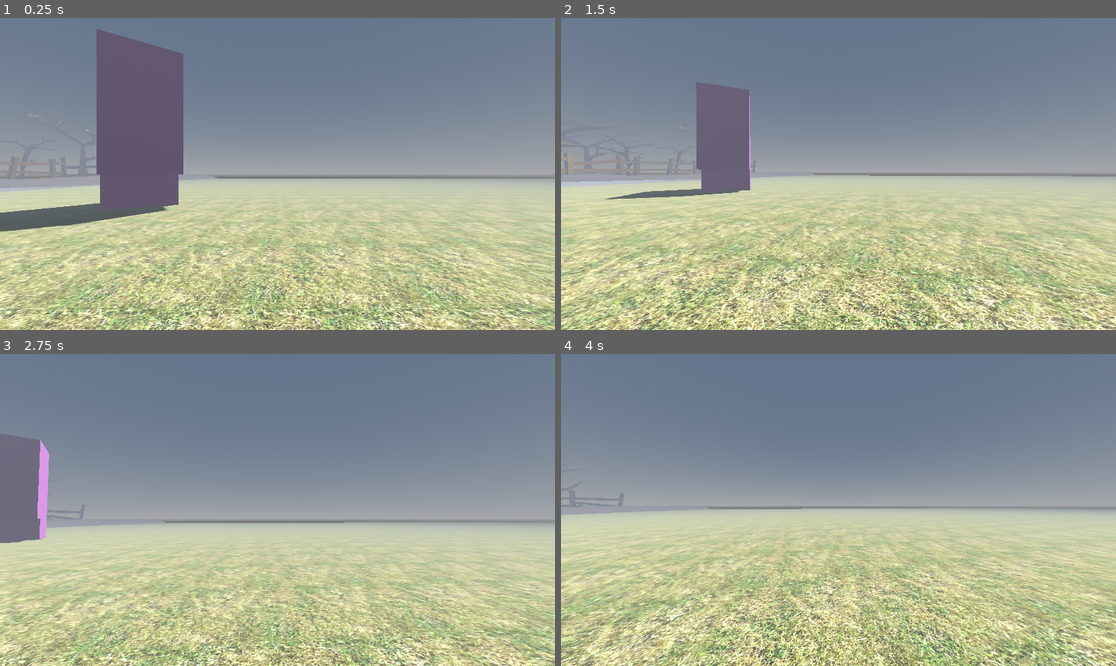
Above: before the commit, frames 1-4 (two rows, left to right).
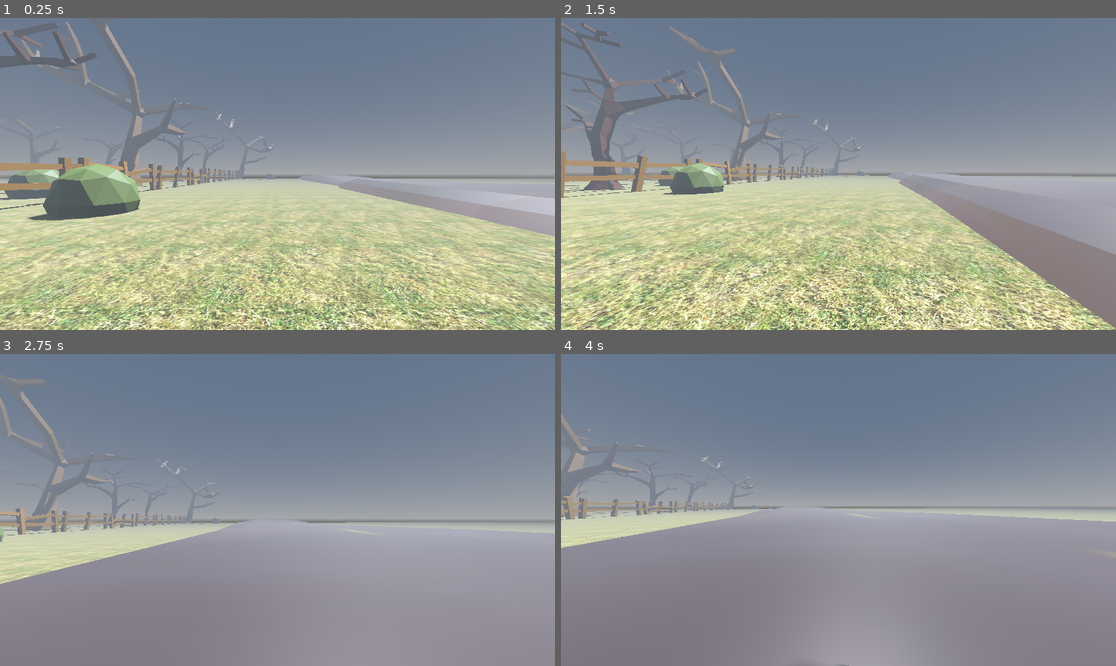
Above: after the commit, the same moments.

Repository: thedevbones/project-hillbilly
Game: Godot game, scene res://world.tscn
The game is run twice, just before and just after one commit, with the same random seed, the same clock (stepped at 60 frames per second) and the same inputs.
Inputs (mouse positions are in pixels of both pictures, inside the frame that each line leads up to):
- Up to frame 1 (0.25 s): no input
- Up to frame 2 (1.5 s): move the mouse to (866, 174) at 0.52 s; hold D (walk_right) 0.53-1.28 s; hold Ctrl (crouch) 0.53-1.28 s; tap Space (jump) at 0.77 s; move the mouse to (810, 174) at 1.27 s; hold S (walk_back) from 1.28 s (still down); tap Shift (sprint) at 1.35 s
- Up to frame 3 (2.75 s): tap Space (jump) at 1.52 s; move the mouse to (288, 503) at 2.02 s; release S (walk_back) at 2.03 s; hold D (walk_right) from 2.03 s (still down); tap W (walk_foward) at 2.1 s
- Up to frame 4 (4 s): move the mouse to (832, 516) at 2.77 s; tap Ctrl (crouch) at 2.85 s; tap Space (jump) at 3.02, 3.77 s; move the mouse to (877, 513) at 3.52 s; release D (walk_right) at 3.53 s; hold A (walk_left) from 3.53 s (still down); hold Shift (sprint) from 3.53 s (still down)

The runs differ from the first frame. In frame 1, 36% of the frame differs, in the area x 0-100%, y 1-100%; in frame 2, 37%; in frame 3, 44%; in frame 4, 48%, in the area x 0-100%, y 19-100%.

Commit message:
Resized fences to match players size

Diff:
--- a/world.tscn
+++ b/world.tscn
@@ -1,9 +1,8 @@
-[gd_scene load_steps=22 format=3 uid="uid://dpu8u0h73r1dy"]
+[gd_scene load_steps=21 format=3 uid="uid://dpu8u0h73r1dy"]
 
 [ext_resource type="Script" path="res://Player.gd" id="1_1ouke"]
 [ext_resource type="AudioStream" uid="uid://dl2yoro4n0lfo" path="res://audio/stepgravel1.mp3" id="2_f4xii"]
 [ext_resource type="Texture2D" uid="uid://djn7c4a8n13q5" path="res://textures/grass01.jpg" id="2_leqiw"]
-[ext_resource type="PackedScene" uid="uid://do1ldmsk8lsn8" path="res://assets/testImport.glb" id="2_x5k7m"]
 [ext_resource type="PackedScene" uid="uid://lfy5yl3iyvqq" path="res://assets/tree01.glb" id="3_2k5bm"]
 [ext_resource type="PackedScene" uid="uid://hrqk8kt7yb8i" path="res://assets/tree02.glb" id="4_6bpil"]
 [ext_resource type="PackedScene" uid="uid://dx7axtetgr1tv" path="res://assets/bush01.glb" id="5_pfnyj"]
@@ -39,7 +38,7 @@
 radius = 1.52373
 
 [sub_resource type="BoxShape3D" id="BoxShape3D_vysbs"]
-size = Vector3(1.38953, 4.86829, 17.5196)
+size = Vector3(1.38953, 4.86829, 256.345)
 
 [sub_resource type="BoxShape3D" id="BoxShape3D_dlb2c"]
 size = Vector3(121.239, 2.22177, 12.5642)
@@ -47,7 +46,7 @@
 [node name="World" type="Node3D"]
 
 [node name="Player" type="CharacterBody3D" parent="."]
-transform = Transform3D(1, 0, 0, 0, 1, 0, 0, 0, 1, 0, 1, 0)
+transform = Transform3D(1, 0, 0, 0, 1, 0, 0, 0, 1, -32.9948, 1, 0)
 script = ExtResource("1_1ouke")
 
 [node name="Camera3D" type="Camera3D" parent="Player"]
@@ -76,9 +75,6 @@
 size = Vector3(200, 0.5, 100)
 material = SubResource("StandardMaterial3D_nmfsx")
 
-[node name="testImport" parent="." instance=ExtResource("2_x5k7m")]
-transform = Transform3D(0.561289, 0, -0.82762, 0, 1, 0, 0.82762, 0, 0.561289, -4.6174, 4.76837e-07, -7.40462)
-
 [node name="tree01" parent="." instance=ExtResource("3_2k5bm")]
 transform = Transform3D(1, 0, 0, 0, 1, 0, 0, 0, 1, -44.2784, 4.76837e-07, 0.51906)
 
@@ -101,7 +97,7 @@
 transform = Transform3D(1, 0, 0, 0, 1, 0, 0, 0, 1, -43.4879, 4.76837e-07, -9.92083)
 
 [node name="bush02" parent="." instance=ExtResource("5_pfnyj")]
-transform = Transform3D(2.4, 0, 0, 0, 2.4, 0, 0, 0, 2.4, -41.1704, 0.411739, 31.3154)
+transform = Transform3D(1.5, 0, 0, 0, 1.5, 0, 0, 0, 1.5, -40.702, 0.0234495, 45.2711)
 
 [node name="bush03" parent="." instance=ExtResource("5_pfnyj")]
 transform = Transform3D(1, 0, 0, 0, 1, 0, 0, 0, 1, -34.4794, 0, -45.619)
@@ -116,29 +112,32 @@
 transform = Transform3D(1, 0, 0, 0, 1, 0, 0, 0, 1, -47.826, -0.177973, 17.5682)
 
 [node name="fence01" parent="." instance=ExtResource("6_i5dq2")]
-transform = Transform3D(1, 0, 0, 0, 1, 0, 0, 0, 1, -40.721, 0.413182, -13.289)
+transform = Transform3D(0.4, 0, 0, 0, 0.4, 0, 0, 0, 0.4, -40.6609, 0.34155, -8.59102)
 
 [node name="RigidBody3D" type="RigidBody3D" parent="fence01"]
 
 [node name="CollisionShape3D" type="CollisionShape3D" parent="fence01/RigidBody3D"]
-transform = Transform3D(0.999995, 0, 0.00326376, 0, 1, 0, -0.00326376, 0, 0.999995, -0.181992, 1.93414, 1.85505)
+transform = Transform3D(0.999995, 0, 0.00326376, 0, 1, 0, -0.00326376, 0, 0.999995, -0.120354, 1.93414, 20.7432)
 shape = SubResource("BoxShape3D_vysbs")
 
 [node name="fence02" parent="." instance=ExtResource("6_i5dq2")]
-transform = Transform3D(-0.579143, 0.00128232, -0.815225, -0.0220878, -0.999656, 0.0141189, -0.814926, 0.0261834, 0.578973, -40.8188, 3.23757, -41.7463)
+transform = Transform3D(0.398767, -0.00133119, -0.0313563, -0.000511291, -0.399863, 0.0104734, -0.0313804, -0.0104011, -0.398632, -41.0956, 1.21451, -24.6824)
 rotation_order = 1
 
 [node name="fence03" parent="." instance=ExtResource("7_3wrog")]
-transform = Transform3D(1, 0, 0, 0, 1, 0, 0, 0, 1, -40.648, 0.302106, -5.50241)
+transform = Transform3D(0.4, 0, 0, 0, 0.4, 0, 0, 0, 0.4, -40.648, 0.302106, -5.50241)
 
 [node name="fence04" parent="." instance=ExtResource("7_3wrog")]
-transform = Transform3D(1, 0, 0, 0, 1, 0, 0, 0, 1, -40.7225, 0.427092, -33.5931)
+transform = Transform3D(0.4, 0, 0, 0, 0.4, 0, 0, 0, 0.4, -40.7225, 0.27588, -16.6869)
 
 [node name="fence06" parent="." instance=ExtResource("6_i5dq2")]
-transform = Transform3D(1, 0, 0, 0, 1, 0, 0, 0, 1, -40.5632, 0.371963, 14.7446)
+transform = Transform3D(0.4, 0, 0, 0, 0.4, 0, 0, 0, 0.4, -40.597, 0.371963, 2.65491)
 
 [node name="fence07" parent="." instance=ExtResource("7_3wrog")]
-transform = Transform3D(-0.999919, 0, -0.0126882, 0, 1, 0, 0.0126882, 0, -0.999919, -40.5354, 0.510224, 23.1697)
+transform = Transform3D(-0.399968, 0, -0.00507528, 0, 0.4, 0, 0.00507528, 0, -0.399968, -40.5012, 0.335465, 6.03321)
+
+[node name="fence08" parent="." instance=ExtResource("7_3wrog")]
+transform = Transform3D(0.4, 0, 0, 0, 0.4, 0, 0, 0, 0.4, -40.5716, 0.398329, 17.1718)
 
 [node name="tree05" parent="." instance=ExtResource("4_6bpil")]
 transform = Transform3D(1, 0, 0, 0, 0.993923, -0.110081, 0, 0.110081, 0.993923, -47.4236, -9.53674e-07, 29.2476)
@@ -146,11 +145,14 @@
 [node name="tree06" parent="." instance=ExtResource("3_2k5bm")]
 transform = Transform3D(0.135024, -0.328809, 0.934694, 0, 0.943333, 0.331848, -0.990842, -0.0448074, 0.127372, -47.0774, -0.488976, 42.9247)
 
-[node name="fence08" parent="." instance=ExtResource("7_3wrog")]
-transform = Transform3D(1, 0, 0, 0, 1, 0, 0, 0, 1, -41.7551, -9.53674e-07, 41.36)
-
 [node name="tree07" parent="." instance=ExtResource("3_2k5bm")]
-transform = Transform3D(0.892953, 0.195159, -0.405644, -0.177684, 0.980772, 0.0807171, 0.413597, 0, 0.91046, -42.9778, -0.261622, -47.791)
+transform = Transform3D(0.695577, 0.410725, -0.589473, -0.475988, 0.878023, 0.0501106, 0.538152, 0.245726, 0.806233, -41.8537, -0.28143, -48.7619)
+
+[node name="RigidBody3D" type="RigidBody3D" parent="tree07"]
+
+[node name="CollisionShape3D" type="CollisionShape3D" parent="tree07/RigidBody3D"]
+transform = Transform3D(1, 0, 0, 0, 1, 0, 0, 0, 1, -0.0796394, 1.42227, -0.0248957)
+shape = SubResource("CylinderShape3D_dh2bv")
 
 [node name="tree08" parent="." instance=ExtResource("4_6bpil")]
 transform = Transform3D(0.254619, 0, -0.967042, -0.0830389, 0.996306, -0.0218639, 0.96347, 0.085869, 0.253678, -46.5675, -1.90735e-06, -29.8664)
@@ -213,4 +215,46 @@
 [node name="road2" parent="." instance=ExtResource("12_mgubx")]
 transform = Transform3D(-0.0012043, 0, -0.999999, 0, 1, 0, 0.999999, 0, -0.0012043, -22.1755, -0.0650949, 38.6331)
 
+[node name="fence05" parent="." instance=ExtResource("7_3wrog")]
+transform = Transform3D(-0.393087, 0.0740471, 5.93544e-08, 0.0740471, 0.393087, -1.11808e-08, -6.03983e-08, -7.05811e-16, -0.4, -40.7361, 0.39084, 23.6482)
+
+[node name="fence09" parent="." instance=ExtResource("6_i5dq2")]
+transform = Transform3D(0.4, 0, 0, 0, 0.4, 0, 0, 0, 0.4, -40.5391, 0.337817, 13.91)
+
+[node name="fence10" parent="." instance=ExtResource("7_3wrog")]
+transform = Transform3D(0.395902, 0.0571138, 0, -0.0571138, 0.395902, 0, 0, 0, 0.4, -40.7108, 0.404145, 29.9427)
+
+[node name="fence11" parent="." instance=ExtResource("6_i5dq2")]
+transform = Transform3D(-0.4, 0, 3.49691e-08, 0, 0.4, 0, -3.49691e-08, 0, -0.4, -40.6198, 0.340807, 33.2668)
+
+[node name="fence12" parent="." instance=ExtResource("7_3wrog")]
+transform = Transform3D(0.4, 0, 0, 0, -0.4, -3.49691e-08, 0, 3.49691e-08, -0.4, -40.5601, 1.20833, 41.372)
+
+[node name="bush08" parent="." instance=ExtResource("5_pfnyj")]
+transform = Transform3D(1, 0, 0, 0, 1, 0, 0, 0, 1, -39.2908, 0, 46.6233)
+
+[node name="bush09" parent="." instance=ExtResource("5_pfnyj")]
+transform = Transform3D(1, 0, 0, 0, 1, 0, 0, 0, 1, -38.9123, -0.0496824, 48.219)
+
+[node name="bush10" parent="." instance=ExtResource("5_pfnyj")]
+transform = Transform3D(1, 0, 0, 0, 1, 0, 0, 0, 1, -39.3209, -4.76837e-07, 49.0975)
+
+[node name="bush11" parent="." instance=ExtResource("5_pfnyj")]
+transform = Transform3D(2.4, 0, 0, 0, 2.4, 0, 0, 0, 2.4, -40.7241, -0.0728822, 47.4076)
+
+[node name="bush12" parent="." instance=ExtResource("5_pfnyj")]
+transform = Transform3D(1, 0, 0, 0, 1, 0, 0, 0, 1, -38.5292, -0.592759, 46.9749)
+
+[node name="fence13" parent="." instance=ExtResource("7_3wrog")]
+transform = Transform3D(0.4, 0, 0, 0, 0.4, 0, 0, 0, 0.4, -41.0632, 0.362018, -27.992)
+
+[node name="fence14" parent="." instance=ExtResource("6_i5dq2")]
+transform = Transform3D(0.4, 0, 0, 0, 0.4, 0, 0, 0, 0.4, -41.0835, 0.328979, -31.2174)
+
+[node name="fence15" parent="." instance=ExtResource("6_i5dq2")]
+transform = Transform3D(-0.399867, 9.03185e-10, 0.0103312, 3.38813e-22, -0.4, 3.49691e-08, 0.0103312, 3.49574e-08, 0.399867, -40.9829, 1.28338, -42.5098)
+
+[node name="fence16" parent="." instance=ExtResource("7_3wrog")]
+transform = Transform3D(0.4, 0, 0, 0, 0.4, 0, 0, 0, 0.4, -41.0334, 0.230874, -39.2509)
+
 [connection signal="timeout" from="Player/StepTimer" to="Player" method="_on_step_timer_timeout"]
Not shown: 1 places in world.tscn that only renumber resources
